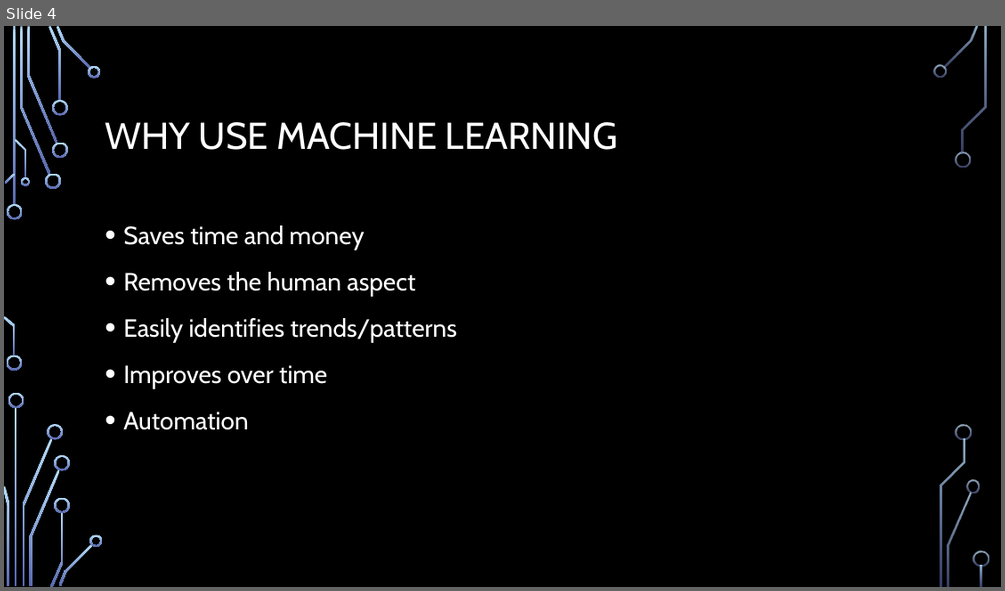
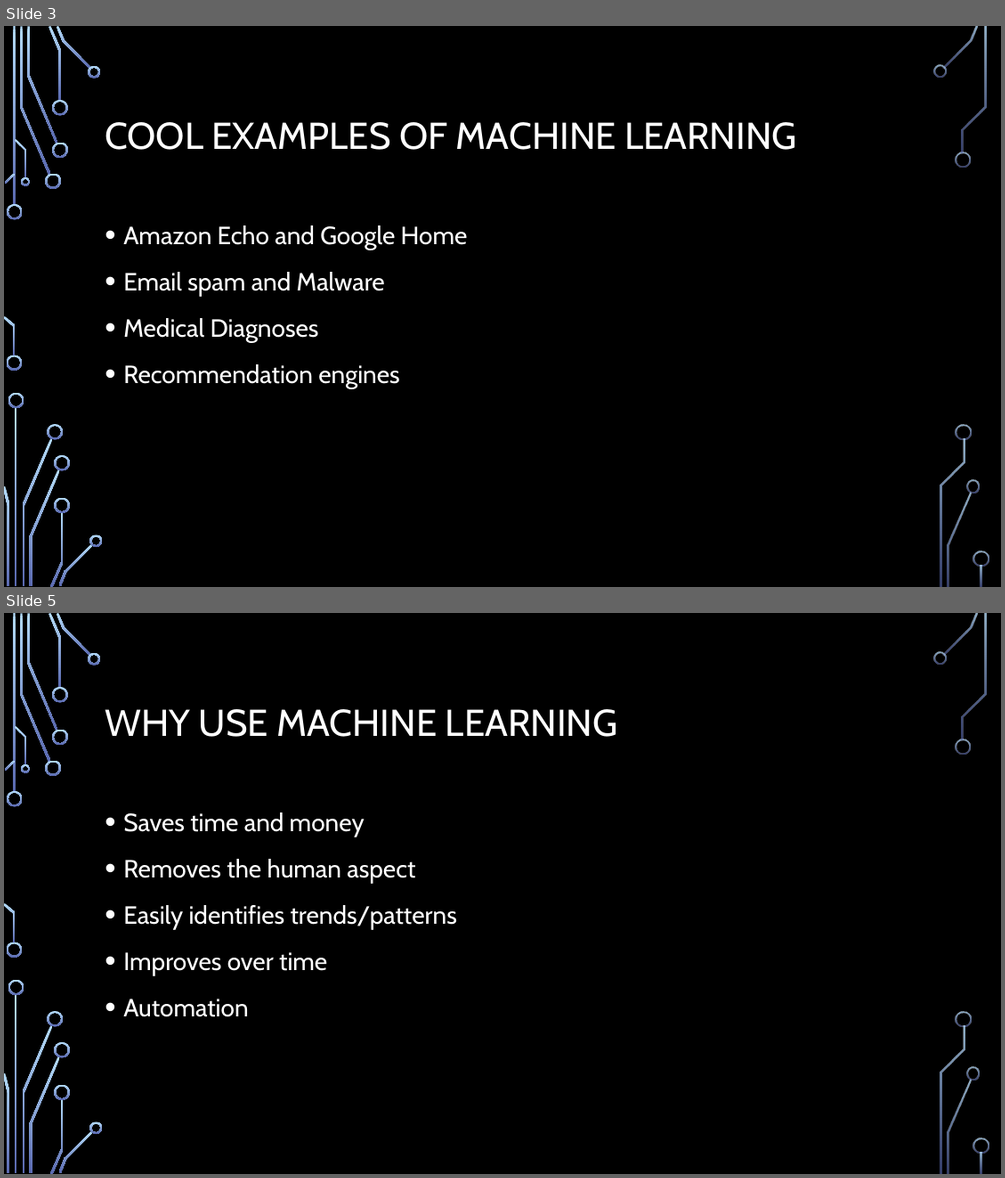
Before and after one commit to georgeaschiopu/MachineLearningMadeEasy, a slide deck: Machine Learning for Beginners.pptx. Shown one above the other, each under a label of ours: slide 4 before the commit, slides 3 and 5 after it; the slides between them are not shown. The pictures are 1005x591 and 1005x1178 pixels, drawn with LibreOffice and Linux fonts; fonts in the diff are those of the drawing; background and template pictures are left out. Boxes give left, top, right and bottom in pixels: in the first picture for what was removed or moved away, otherwise in the second. Text is boxed around its words. In the diff, an @@ line names an element or a change of style, - is before the commit and + after.

```diff
--- a/Machine Learning for Beginners.pptx
+++ b/Machine Learning for Beginners.pptx
@@ slide 3 added at (4,26,1001,587), background picture (left out); not listed: 36 template elements that a slide beside it also shows @@
@@ title added at (105,122,797,150), 36 pt, text #FFFFFF @@
+COOL EXAMPLES OF MACHINE LEARNING
@@ text added at (123,225,468,389), 24 pt, text #FFFFFF @@
+• Amazon Echo and Google Home
+• Email spam and Malware
+• Medical Diagnoses
+• Recommendation engines
@@ what was slide 4 is now slide 5 @@
```
Also in this commit, not shown: 5 slides changed, 2 other slides added, 2 other files.
